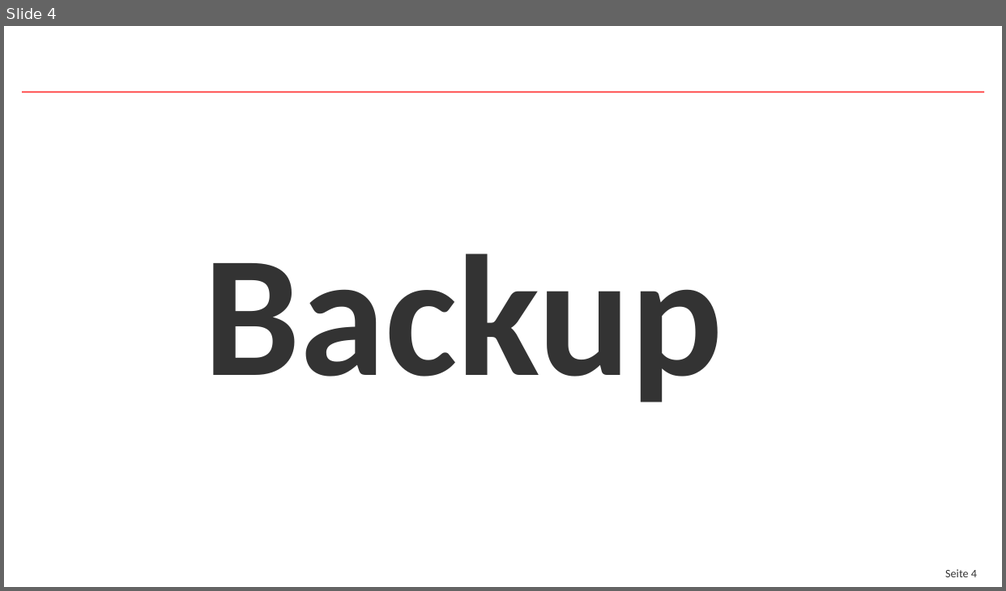
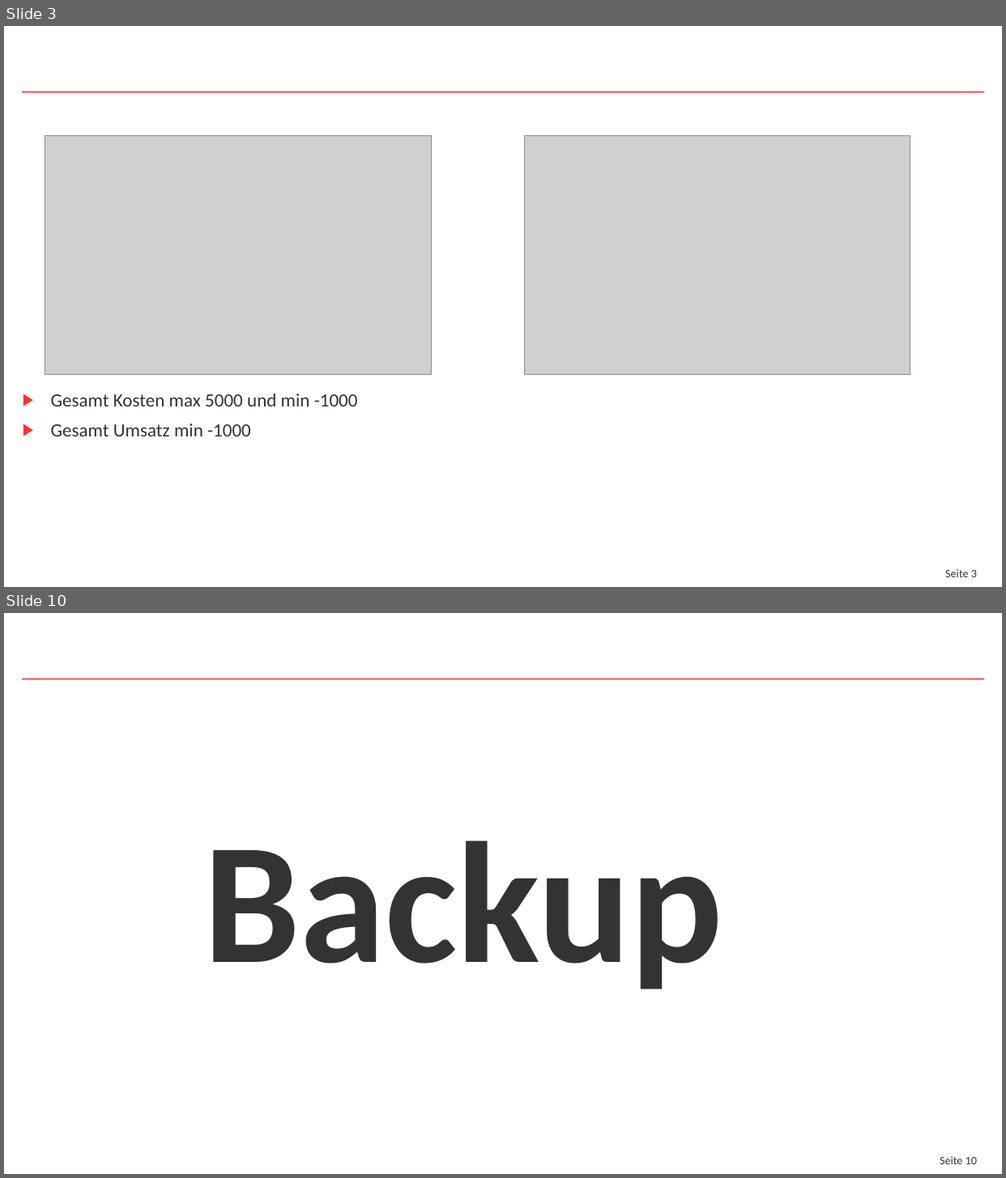
Before and after one commit to wklausing/sca_case_study, a slide deck: Logistik Folienmaster.pptx. Shown one above the other, each under a label of ours: slide 4 before the commit, slides 3 and 10 after it; the slides between them are not shown. The pictures are 1006x591 and 1006x1178 pixels, drawn with LibreOffice and Linux fonts; fonts in the diff are those of the drawing; grey boxes stand for pictures; background and template pictures are left out. Boxes give left, top, right and bottom in pixels: in the first picture for what was removed or moved away, otherwise in the second. Text is boxed around its words. In the diff, an @@ line names an element or a change of style, - is before the commit and + after.

```diff
--- a/Logistik Folienmaster.pptx
+++ b/Logistik Folienmaster.pptx
@@ slide 3 added at [4,26,1002,587], background #FFFFFF; not listed: 2 template elements that a slide beside it also shows @@
@@ picture added at [45,136,432,374] @@
@@ picture added at [524,136,910,374] @@
@@ text added at [51,394,358,437], 18 pt, text #333333 @@
+▶ Gesamt Kosten max 5000 und min -1000
+▶ Gesamt Umsatz min -1000
@@ what was slide 4 is now slide 10 @@
@@ page number at [940,1157,977,1165]: text changed @@
-Seite 4
+Seite 10
```
Also in this commit, not shown: 7 other slides added, 2 slides removed, 2 other files.
